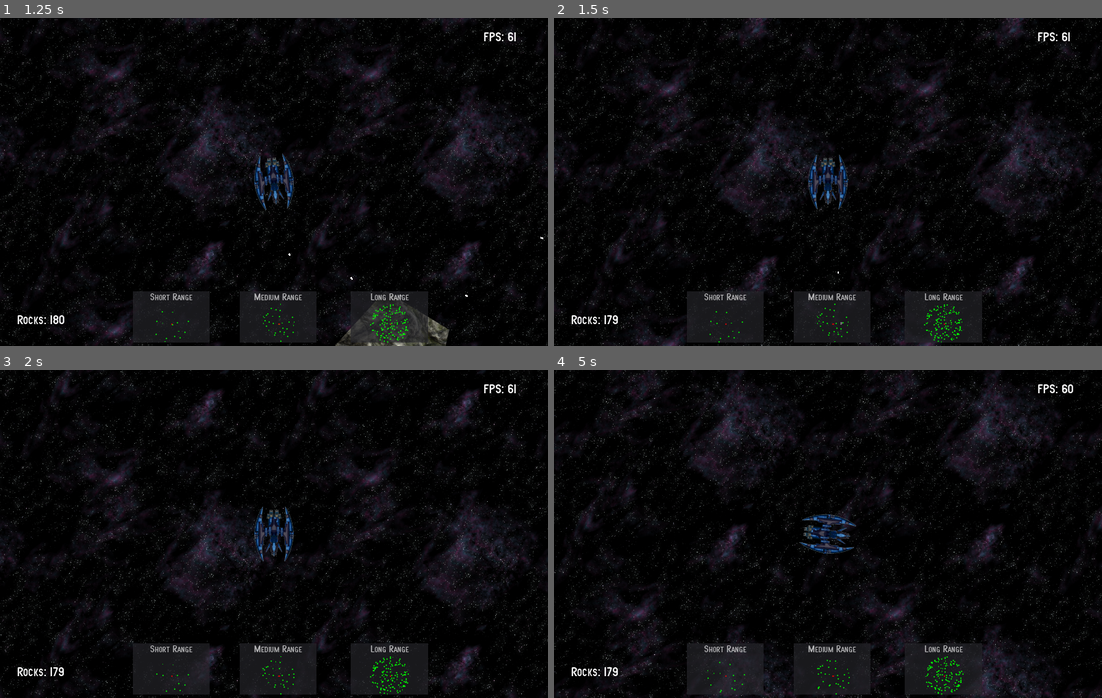
Above: before the commit, frames 1-4 (two rows, left to right).
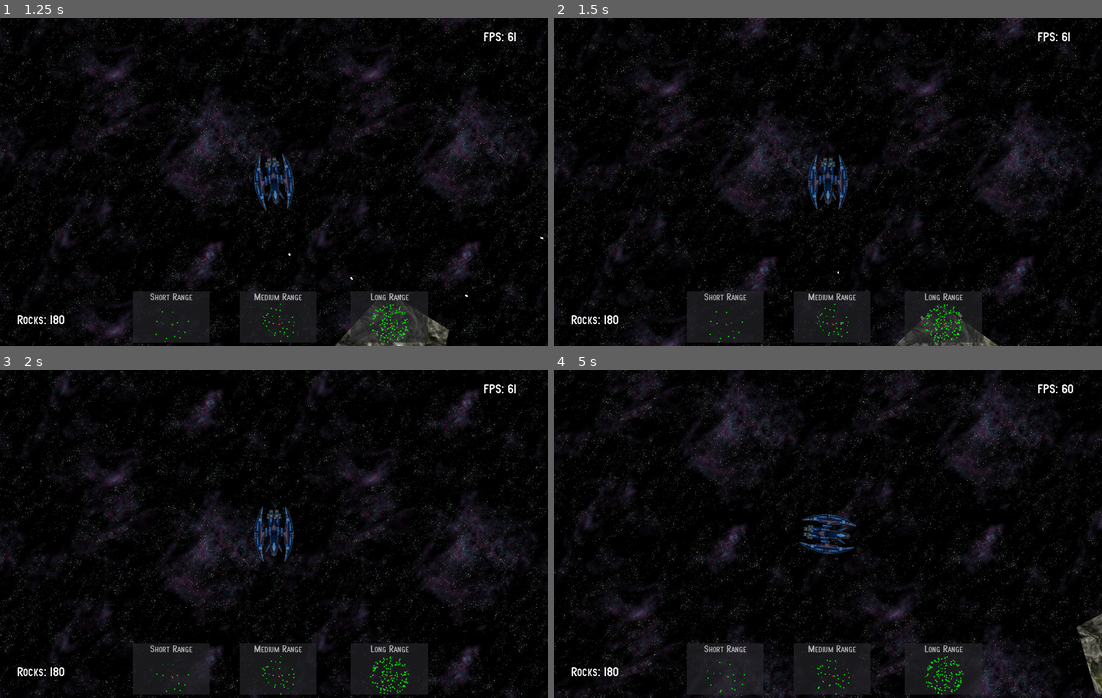
Above: after the commit, the same moments.

Repository: imekon/ShootTheRocks
Game: Godot game, scene res://scenes/Main.tscn
The game is run twice, just before and just after one commit, with the same random seed, the same clock (stepped at 60 frames per second) and the same inputs.
Inputs:
- Up to frame 1 (1.25 s): tap Enter at 0.5 s; hold Right (turn_right) from 0.53 s (still down); hold Ctrl (fire) from 0.53 s (still down)
- Up to frame 2 (1.5 s): release Right (turn_right) at 1.28 s; release Ctrl (fire) at 1.28 s; hold Down (move_backward) from 1.28 s (still down); tap Ctrl (fire) at 1.35 s
- Up to frame 3 (2 s): keep holding Down (move_backward)
- Up to frame 4 (5 s): release Down (move_backward) at 2.03 s; hold Right (turn_right) 2.03-2.78 s; hold Ctrl (fire) 2.03-2.78 s; hold Up (move_forward) 2.78-3.53 s; tap Ctrl (fire) at 2.85, 4.35 s; hold Ctrl (fire) 3.53-4.28 s; hold Left (turn_left) from 3.53 s (still down)

Frame 1 is identical in both runs. In frame 2, 0.5% of the frame differs, in the area x 9-82%, y 89-100%; in frame 3, less than 0.1%; in frame 4, 0.7%, in the area x 9-100%, y 74-99%.

Commit message:
naff exploding bullets

Diff:
--- a/scenes/Bullet.tscn
+++ b/scenes/Bullet.tscn
@@ -1,10 +1,38 @@
-[gd_scene load_steps=4 format=2]
+[gd_scene load_steps=5 format=2]
 
 [ext_resource path="res://scripts/Bullet.gd" type="Script" id=1]
 [ext_resource path="res://images/bullet.png" type="Texture" id=2]
 
 [sub_resource type="RectangleShape2D" id=1]
 extents = Vector2( 3, 2 )
+
+[sub_resource type="Animation" id=2]
+resource_name = "Explode"
+length = 2.0
+tracks/0/type = "value"
+tracks/0/path = NodePath("Sprite:scale")
+tracks/0/interp = 1
+tracks/0/loop_wrap = true
+tracks/0/imported = false
+tracks/0/enabled = true
+tracks/0/keys = {
+"times": PoolRealArray( 0, 1 ),
+"transitions": PoolRealArray( 1, 1 ),
+"update": 0,
+"values": [ Vector2( 1, 1 ), Vector2( 4, 4 ) ]
+}
+tracks/1/type = "value"
+tracks/1/path = NodePath("Sprite:modulate")
+tracks/1/interp = 1
+tracks/1/loop_wrap = true
+tracks/1/imported = false
+tracks/1/enabled = true
+tracks/1/keys = {
+"times": PoolRealArray( 0, 2 ),
+"transitions": PoolRealArray( 1, 1 ),
+"update": 0,
+"values": [ Color( 1, 1, 1, 1 ), Color( 1, 1, 1, 0 ) ]
+}
 
 [node name="Bullet" type="KinematicBody2D"]
 script = ExtResource( 1 )
@@ -16,3 +44,4 @@
 shape = SubResource( 1 )
 
 [node name="ExplosionAnimation" type="AnimationPlayer" parent="."]
+anims/Explode = SubResource( 2 )
--- a/scripts/Bullet.gd
+++ b/scripts/Bullet.gd
@@ -3,14 +3,19 @@
 const MOVEMENT = 1000.0
 
 var start_time
+var exploded
 
 onready var explosion = $ExplosionAnimation
 
 func _ready():
+	exploded = false
 	start_time = OS.get_unix_time()
 	add_to_group("bullet")
 
 func _physics_process(delta):
+	if exploded:
+		return
+
 	var thrust = MOVEMENT * delta
 	var rot = rotation_degrees
 	var direction = Vector2(thrust, 0).rotated(deg2rad(rot))
@@ -18,14 +23,15 @@
 	if collision != null && collision.collider != null:
 		if collision.collider.has_method("damage"):
 			collision.collider.damage()
-		explode()
-		# queue_free()
+			explode()
+			# queue_free()
 
 	var now = OS.get_unix_time()
 	if now - start_time > 1:
 		queue_free()
 
 func explode():
-	explosion.play()
+	exploded = true
+	explosion.play("Explode")
 	yield(explosion, "animation_finished")
 	queue_free()
